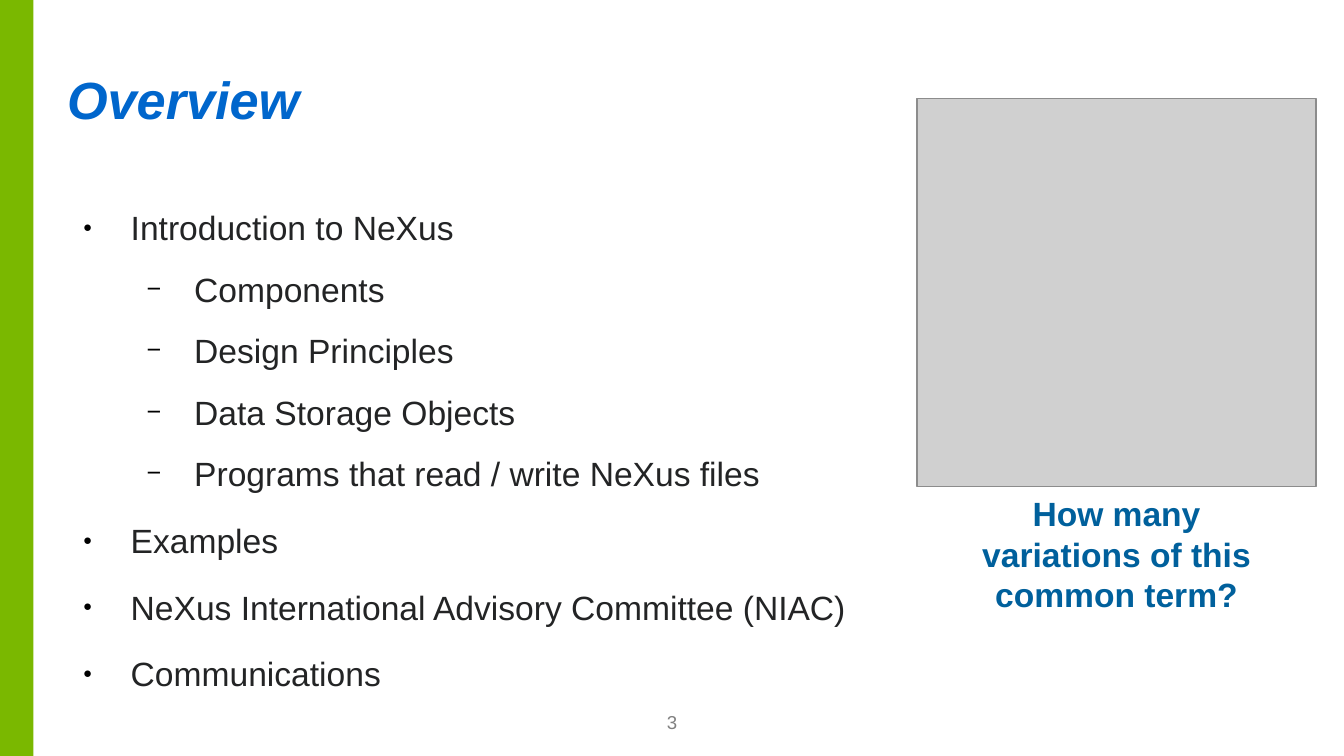
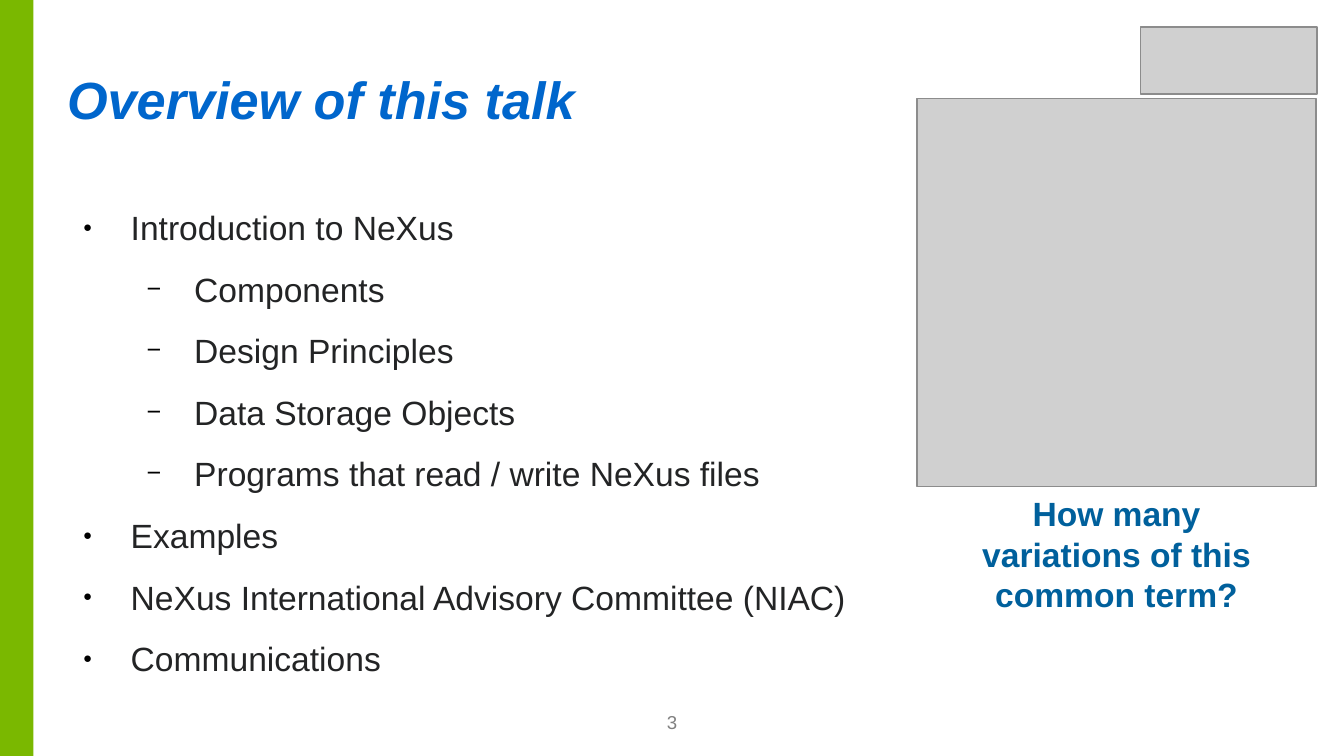
Before and after one commit to nexusformat/communications, a slide deck: slide 3 of 2017/NeXus-Intro.odp. Drawn at 1344x756 pixels with LibreOffice and Linux fonts; fonts in the diff are those of the drawing; grey boxes stand for pictures; background and template pictures are left out. Boxes give left, top, right and bottom in pixels: in the first picture for what was removed or moved away, otherwise in the second. Text is boxed around its words. In the diff, an @@ line names an element or a change of style, - is before the commit and + after.

```diff
--- a/2017/NeXus-Intro.odp
+++ b/2017/NeXus-Intro.odp
@@ picture added at (1141,27,1317,94) @@
@@ text at (67,81,575,120): text changed @@
-Overview
+Overview of this talk
@@ text at (131,215,846,672): less space between paragraphs @@
```
Also in this commit, not shown: 18 other slides changed, 11 slides added, 6 slides removed, 1 other file.
